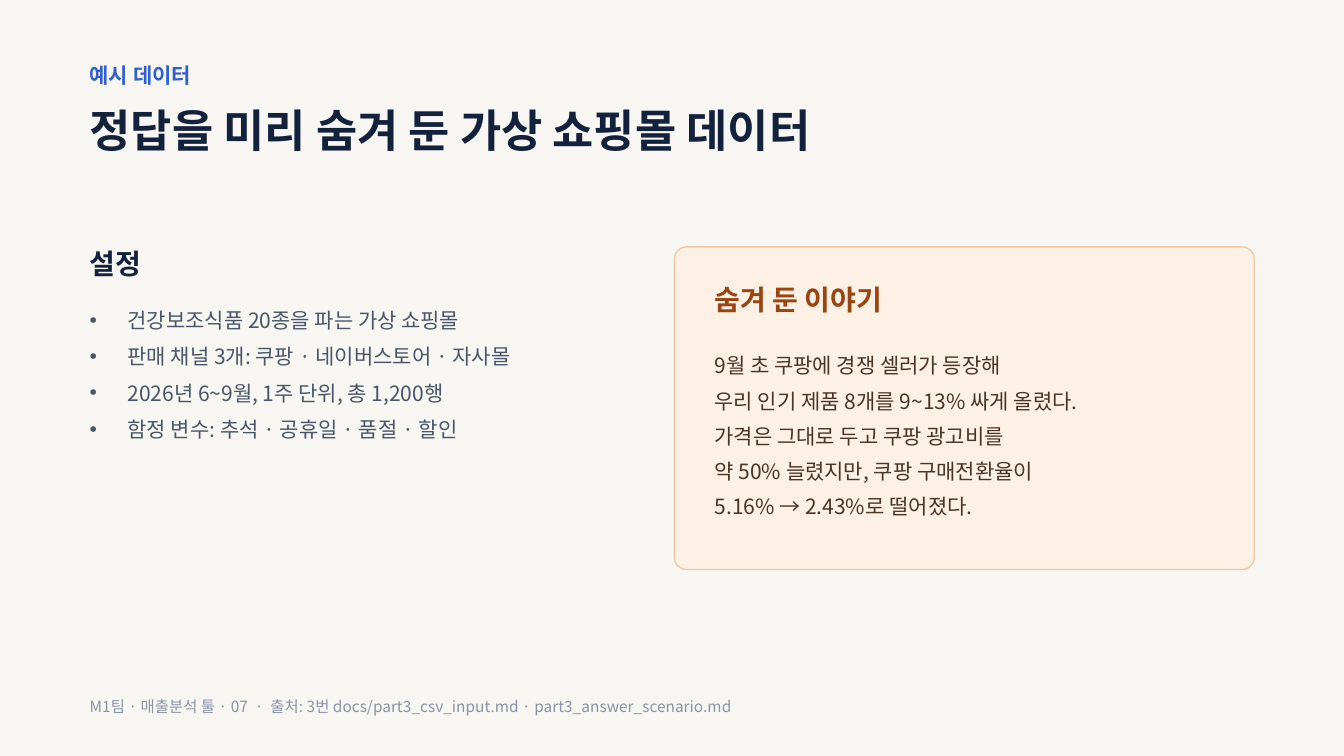
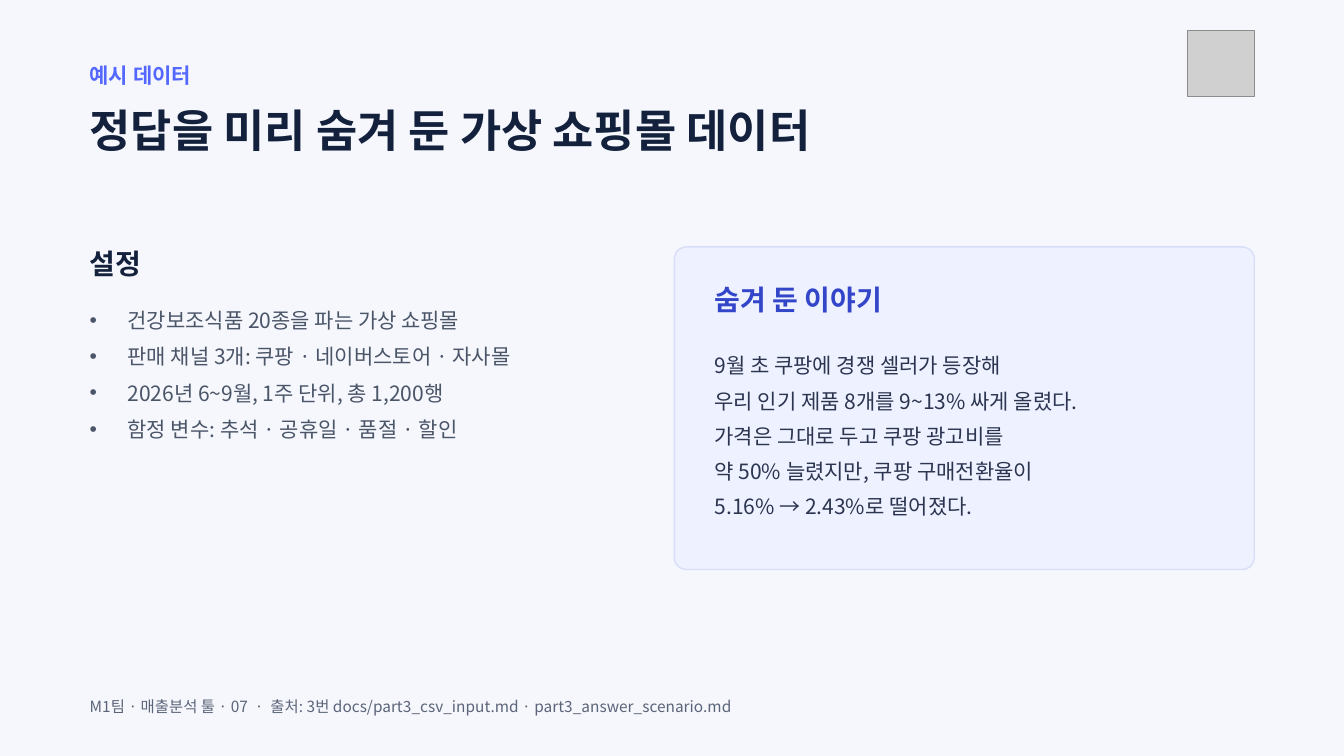
Before and after one commit to ctaleez51-art/sales-analysis, a slide deck: slide 7 of docs/presentation/M1_presentation_draft_v0.1.pptx. Drawn at 1344x756 pixels with LibreOffice and Linux fonts; fonts in the diff are those of the drawing; grey boxes stand for pictures. Boxes give left, top, right and bottom in pixels: in the first picture for what was removed or moved away, otherwise in the second. Text is boxed around its words. In the diff, an @@ line names an element or a change of style, - is before the commit and + after.

```diff
--- a/docs/presentation/M1_presentation_draft_v0.1.pptx
+++ b/docs/presentation/M1_presentation_draft_v0.1.pptx
@@ background #F7F6F2 to #F5F7FC @@
@@ picture added at bbox=[1188, 30, 1254, 97] @@
@@ text "예시 데이터" at bbox=[90, 65, 191, 85]: text colour #2F5FD0 to #5468FF @@
@@ rounded rectangle at bbox=[675, 247, 1254, 570]: fill #FDF1E6 to #EEF1FF; outline #F2C8A4 1 pt to #D8DEF8 1 pt @@
@@ text "숨겨 둔 이야기" at bbox=[715, 286, 882, 313]: text colour #9A4412 to #3346C9 @@
@@ text "9월 초 쿠팡에 경쟁 셀러가 ..." at bbox=[715, 355, 1078, 516]: text colour #4A3524 to #2B3550 @@
@@ text "M1팀 · 매출분석 툴 · ..." at bbox=[90, 699, 731, 716]: text colour #8A93A6 to #5B6478 @@
```
Also in this commit, not shown: 13 other slides changed, 3 other files.
